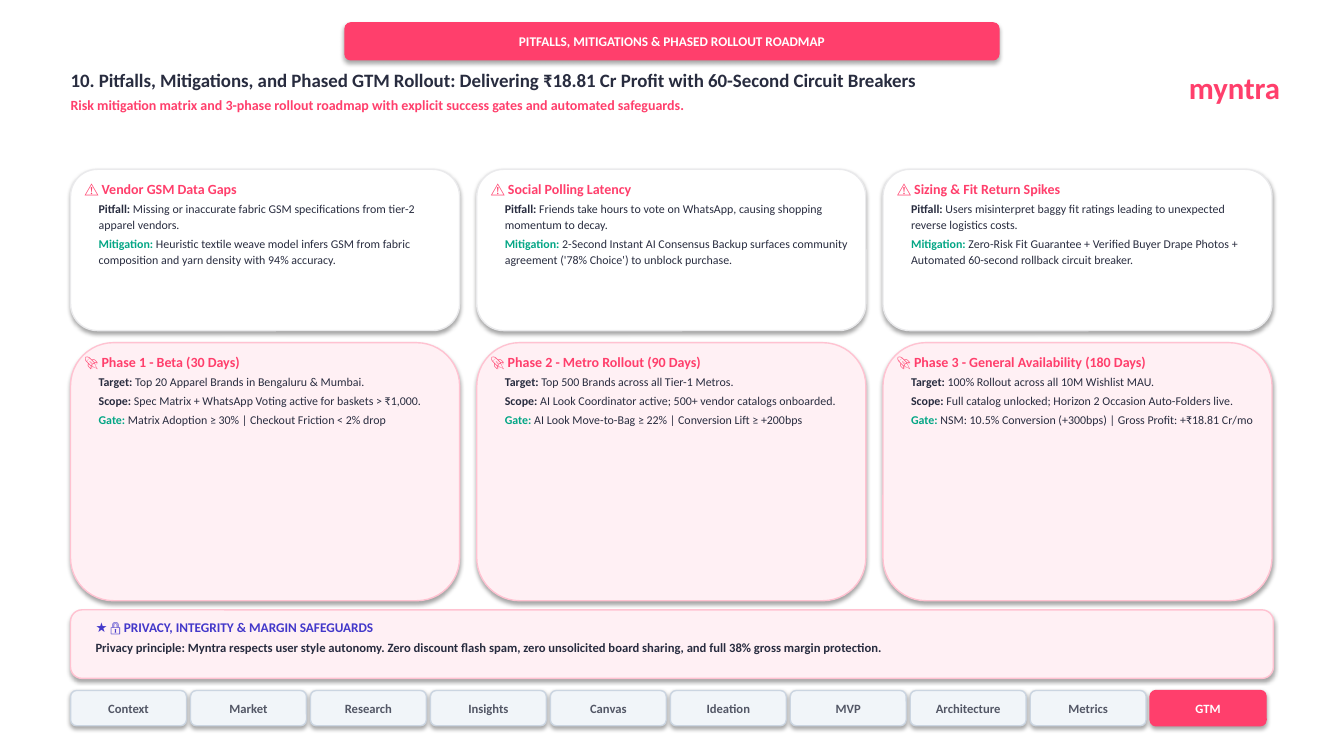
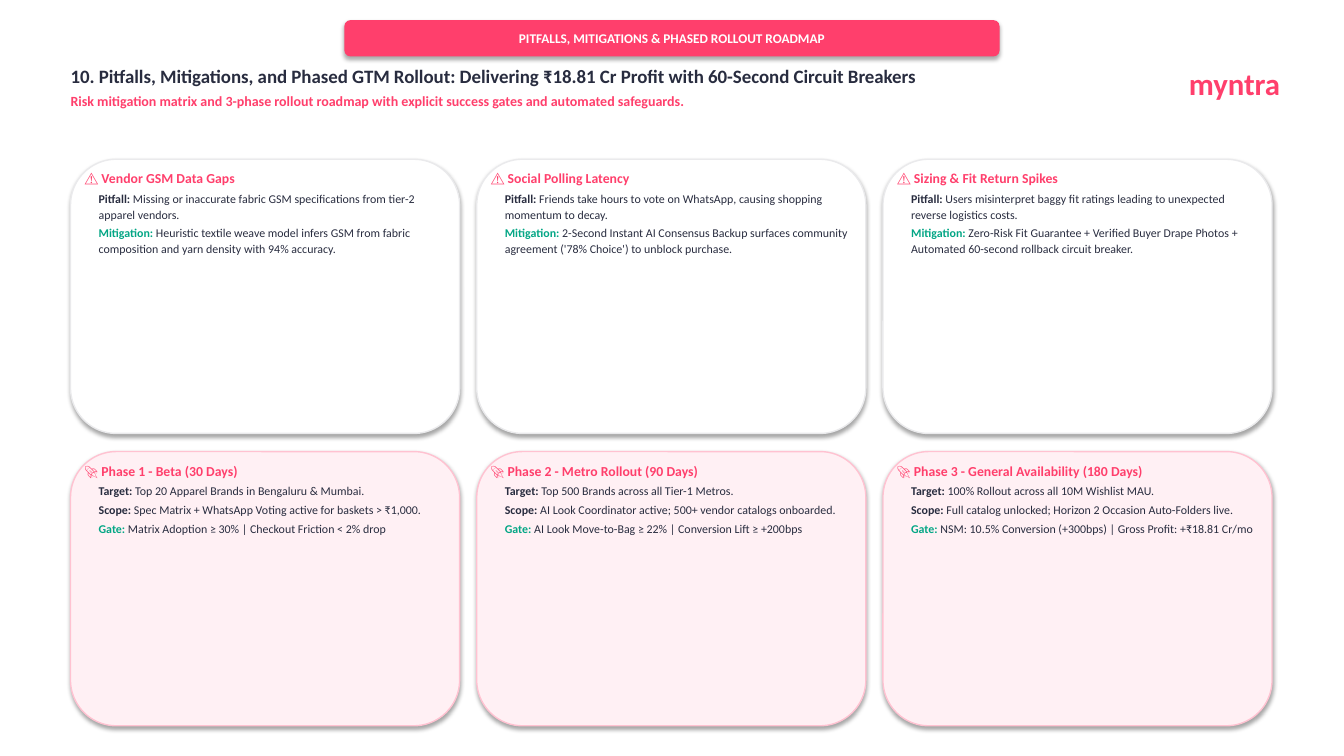
Before and after one commit to akhyashukla03/myntra, a slide deck: slide 10 of Myntra_Wishlist_Studio_10_Slide_Deck.pptx. Drawn at 1344x756 pixels with LibreOffice and Linux fonts; fonts in the diff are those of the drawing. Boxes give left, top, right and bottom in pixels: in the first picture for what was removed or moved away, otherwise in the second. Text is boxed around its words. In the diff, an @@ line names an element or a change of style, - is before the commit and + after.

Commit message:
feat(deck): upgrade 10-slide deck with all 6 evaluator fixes, financial waterfall, competitor teardown, and 2x3 user cards

```diff
--- a/Myntra_Wishlist_Studio_10_Slide_Deck.pptx
+++ b/Myntra_Wishlist_Studio_10_Slide_Deck.pptx
@@ rounded rectangle "PITFALLS, MITIGATIONS & PHASED ROLLOUT ...": place and size @@
-rounded rectangle "PITFALLS, MITIGATIONS & PHASED ROLLOUT ..." at box(345, 22, 1000, 60)
+rounded rectangle "PITFALLS, MITIGATIONS & PHASED ROLLOUT ..." at box(345, 20, 1000, 56)
@@ text "10. Pitfalls, Mitigations, and Phased ...": place and size @@
-text "10. Pitfalls, Mitigations, and Phased ..." at box(71, 73, 916, 113)
+text "10. Pitfalls, Mitigations, and Phased ..." at box(71, 69, 916, 109)
@@ text "myntra": place and size @@
-text "myntra" at box(1189, 79, 1280, 104)
+text "myntra" at box(1189, 75, 1280, 100)
@@ rounded rectangle: place and size @@
-rounded rectangle at box(71, 169, 460, 331)
+rounded rectangle at box(71, 159, 460, 434)
@@ text "⚠️ Vendor GSM Data Gaps": place and size @@
-text "⚠️ Vendor GSM Data Gaps" at box(99, 184, 415, 266)
+text "⚠️ Vendor GSM Data Gaps" at box(99, 173, 415, 255)
@@ text at box(101, 173, 234, 185): size 10 to 9.8 pt in "⚠️ Vendor GSM Data Gaps" @@
@@ rounded rectangle: place and size @@
-rounded rectangle at box(477, 169, 866, 331)
+rounded rectangle at box(477, 159, 866, 434)
@@ text "⚠️ Social Polling Latency": place and size @@
-text "⚠️ Social Polling Latency" at box(505, 184, 848, 266)
+text "⚠️ Social Polling Latency" at box(505, 173, 848, 255)
@@ text at box(508, 173, 630, 186): size 10 to 9.8 pt in "⚠️ Social Polling Latency" @@
@@ rounded rectangle: place and size @@
-rounded rectangle at box(883, 169, 1272, 331)
+rounded rectangle at box(883, 159, 1272, 434)
@@ text "⚠️ Sizing & Fit Return ...": place and size @@
-text "⚠️ Sizing & Fit Return ..." at box(911, 184, 1230, 264)
+text "⚠️ Sizing & Fit Return ..." at box(911, 173, 1230, 253)
@@ text at box(914, 173, 1058, 186): size 10 to 9.8 pt in "⚠️ Sizing & Fit Return Spikes" @@
@@ rounded rectangle: place and size @@
-rounded rectangle at box(71, 343, 460, 601)
+rounded rectangle at box(71, 452, 460, 726)
@@ text "🚀 Phase 1 - Beta ...": place and size @@
-text "🚀 Phase 1 - Beta ..." at box(99, 357, 421, 426)
+text "🚀 Phase 1 - Beta ..." at box(99, 466, 421, 535)
@@ text at box(101, 466, 237, 478): size 10 to 9.8 pt in "🚀 Phase 1 - Beta (30 Days)" @@
@@ rounded rectangle: place and size @@
-rounded rectangle at box(477, 343, 866, 601)
+rounded rectangle at box(477, 452, 866, 726)
@@ text "🚀 Phase 2 - Metro ...": place and size @@
-text "🚀 Phase 2 - Metro ..." at box(505, 357, 835, 426)
+text "🚀 Phase 2 - Metro ..." at box(505, 466, 835, 535)
@@ text at box(508, 466, 698, 478): size 10 to 9.8 pt in "🚀 Phase 2 - Metro Rollout (90 ..." @@
@@ rounded rectangle: place and size @@
-rounded rectangle at box(883, 343, 1272, 601)
+rounded rectangle at box(883, 452, 1272, 726)
@@ text "🚀 Phase 3 - General ...": place and size @@
-text "🚀 Phase 3 - General ..." at box(911, 357, 1253, 426)
+text "🚀 Phase 3 - General ..." at box(911, 466, 1253, 535)
@@ text at box(914, 466, 1142, 478): size 10 to 9.8 pt in "🚀 Phase 3 - General Availability (180 ..." @@
@@ rounded rectangle removed at box(71, 610, 1273, 679) @@
@@ text removed at box(96, 623, 881, 654) @@
-★ 🔒 PRIVACY, INTEGRITY & MARGIN SAFEGUARDS
-Privacy principle: Myntra respects user style autonomy. Zero discount flash spam, zero unsolicited board sharing, and full 38% gross margin protection.
@@ rounded rectangle removed at box(71, 691, 187, 726) @@
-Context
@@ rounded rectangle removed at box(191, 691, 307, 726) @@
-Market
@@ rounded rectangle removed at box(311, 691, 426, 726) @@
-Research
@@ rounded rectangle removed at box(431, 691, 546, 726) @@
-Insights
@@ rounded rectangle removed at box(551, 691, 666, 726) @@
-Canvas
@@ rounded rectangle removed at box(670, 691, 786, 726) @@
-Ideation
@@ rounded rectangle removed at box(790, 691, 906, 726) @@
-MVP
@@ rounded rectangle removed at box(910, 691, 1026, 726) @@
-Architecture
@@ rounded rectangle removed at box(1030, 691, 1146, 726) @@
-Metrics
@@ rounded rectangle removed at box(1150, 691, 1266, 726) @@
-GTM
```
Also in this commit, not shown: 8 other slides changed, 1 slide added, 1 slide removed, 3 other files.
